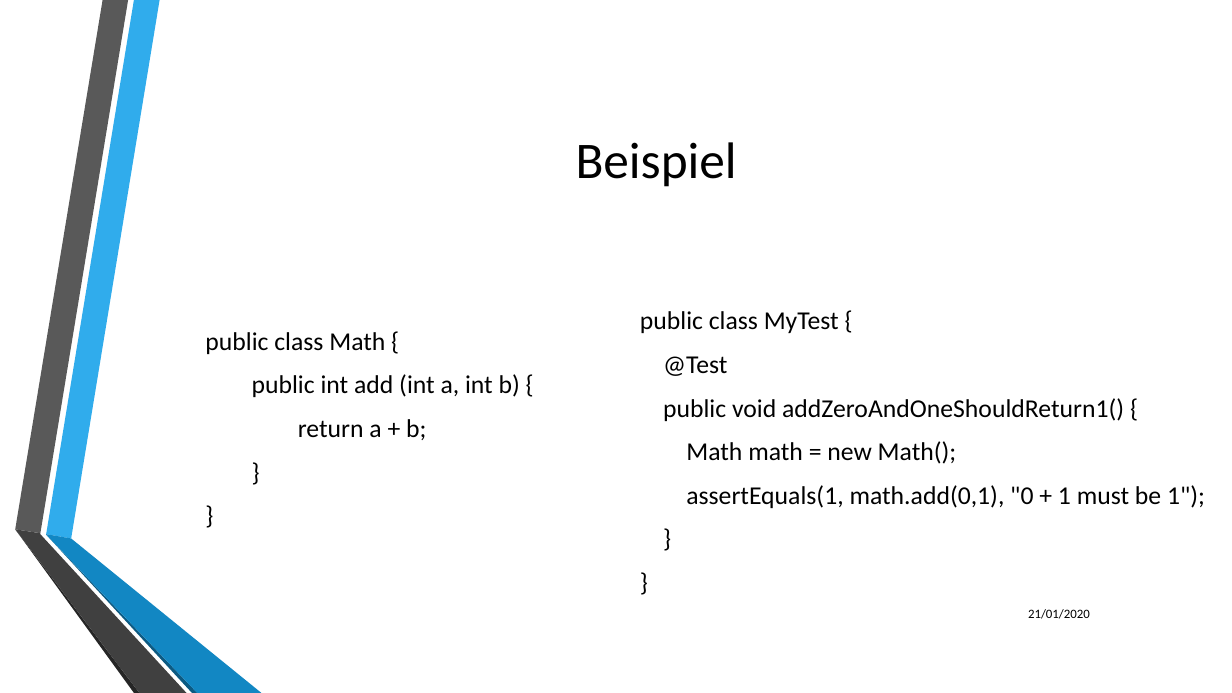
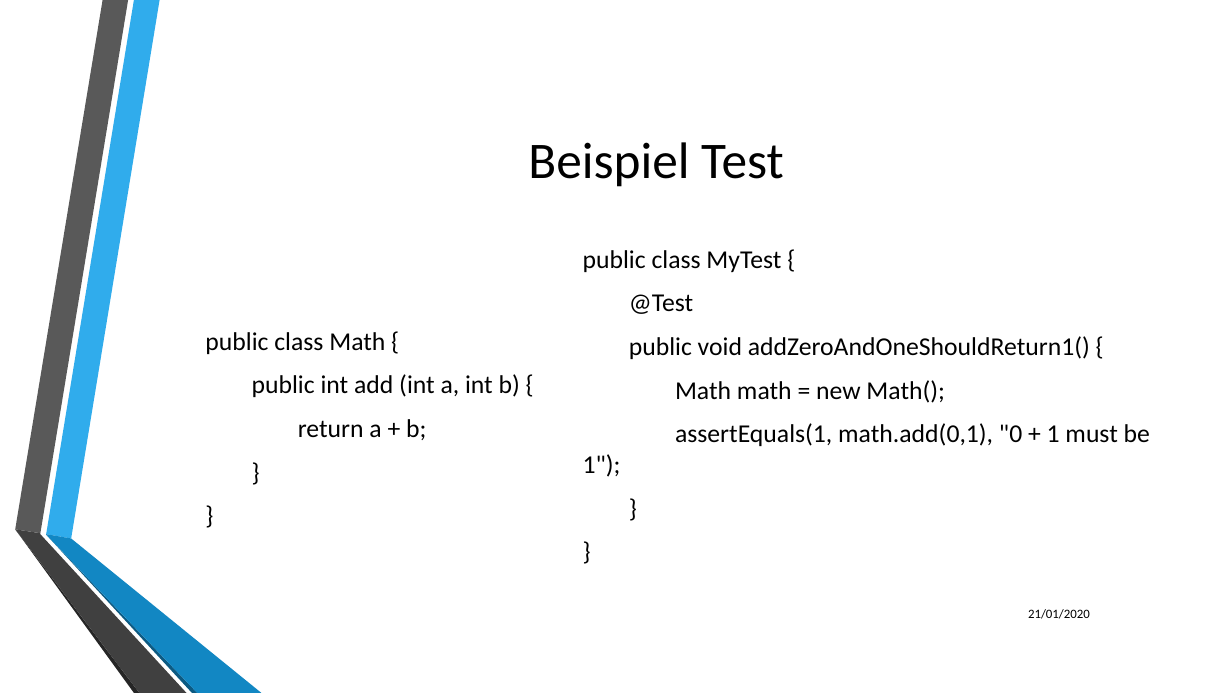
Before and after one commit to LukasKiederle/seminar-coq, a slide deck: slide 3 of final-presentation.pptx (slide 4 before the commit). Drawn at 1232x693 pixels with LibreOffice and Linux fonts; fonts in the diff are those of the drawing; background and template pictures are left out. Boxes give left, top, right and bottom in pixels: in the first picture for what was removed or moved away, otherwise in the second. Text is boxed around its words. In the diff, an @@ line names an element or a change of style, - is before the commit and + after.

Commit message:
added more slides

```diff
--- a/final-presentation.pptx
+++ b/final-presentation.pptx
@@ title at bbox=[528, 142, 784, 187]: text changed @@
-Beispiel
+Beispiel Test
@@ text "public class MyTest {" rewrapped from bbox=[640, 311, 1205, 508] to bbox=[583, 250, 1150, 477] @@
```
Also in this commit, not shown: 3 other slides changed, 6 slides added.
